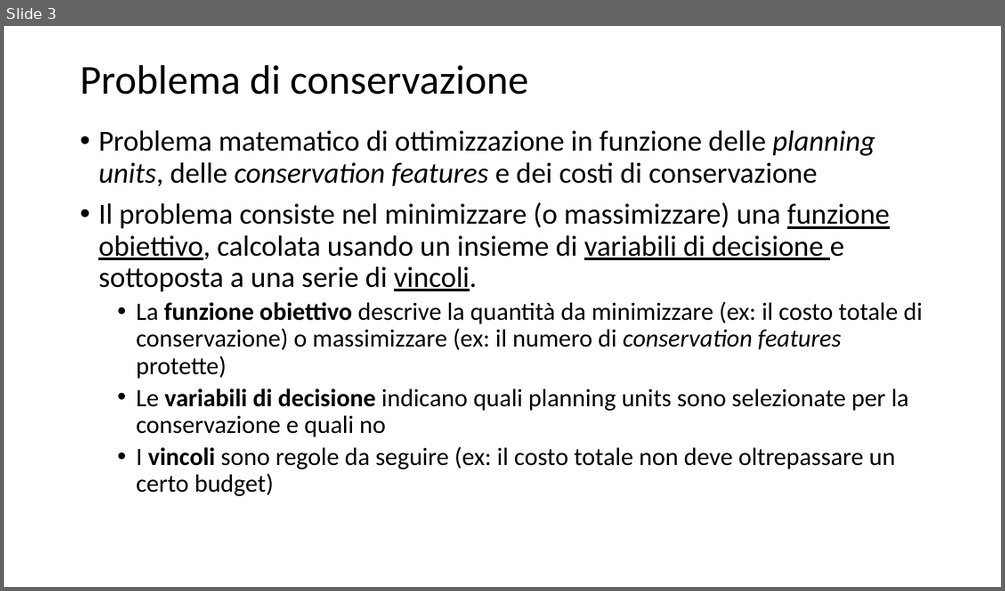
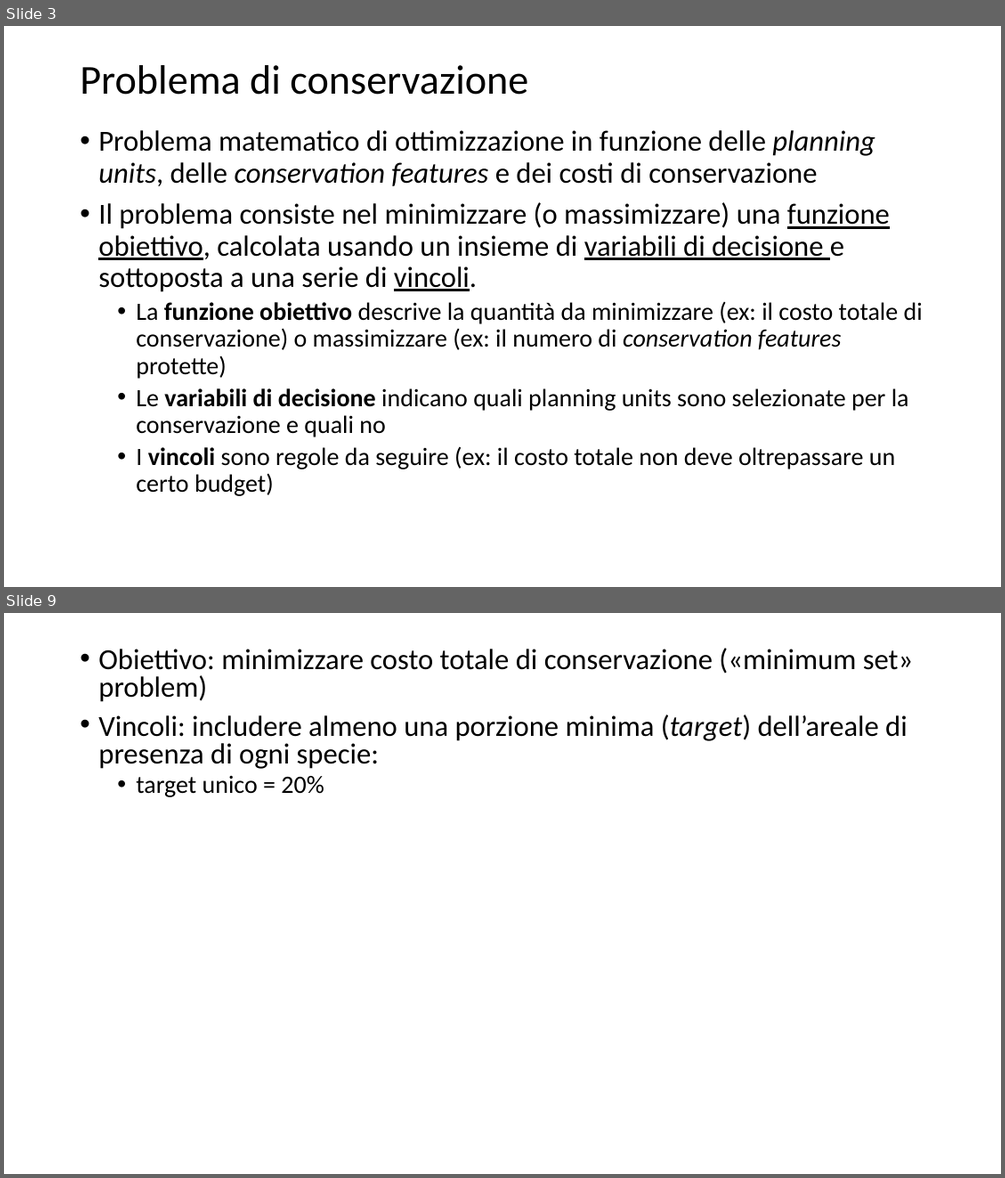
Before and after one commit to MarcoAndrello/prioritizr-spoke-2, a slide deck: Pres.pptx. Shown one above the other, each under a label of ours: slide 3 before the commit, slides 3 and 9 after it; the slides between them are not shown. The pictures are 1005x591 and 1005x1178 pixels, drawn with LibreOffice and Linux fonts; fonts in the diff are those of the drawing. Boxes give left, top, right and bottom in pixels: in the first picture for what was removed or moved away, otherwise in the second. Text is boxed around its words. In the diff, an @@ line names an element or a change of style, - is before the commit and + after.

```diff
--- a/Pres.pptx
+++ b/Pres.pptx
@@ slide 9 added at [4,613,1001,1174], background #FFFFFF @@
@@ text added at [98,648,913,797], 28 pt, text #000000 @@
+• Obiettivo: minimizzare costo totale di conservazione («minimum set» problem)
+• Vincoli: includere almeno una porzione minima (target) dell’areale di presenza di ogni specie:
+  • target unico = 20%
```
Also in this commit, not shown: 2 slides changed, 15 other slides added, 8 slides removed, 2 other files.
